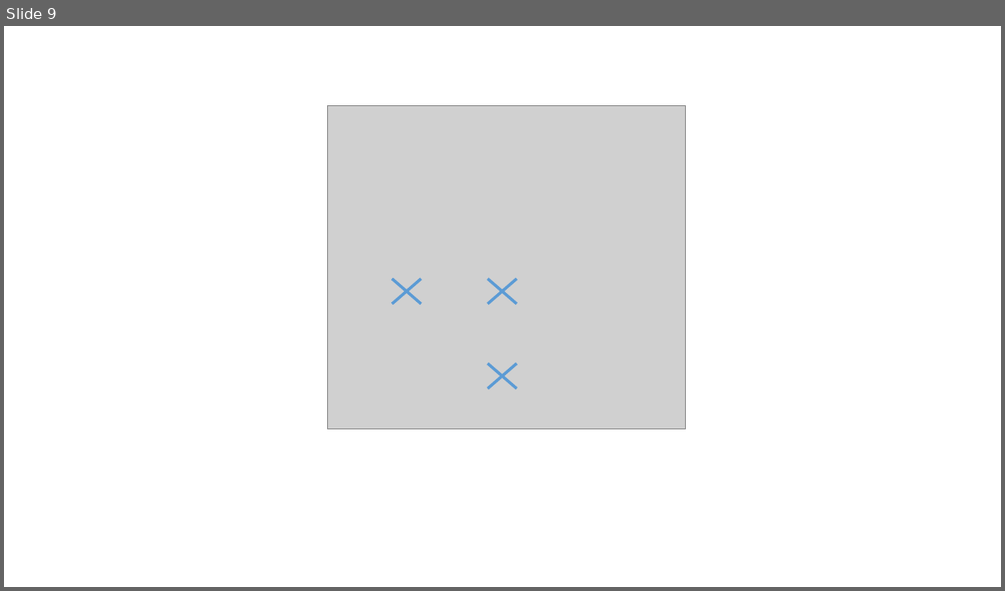
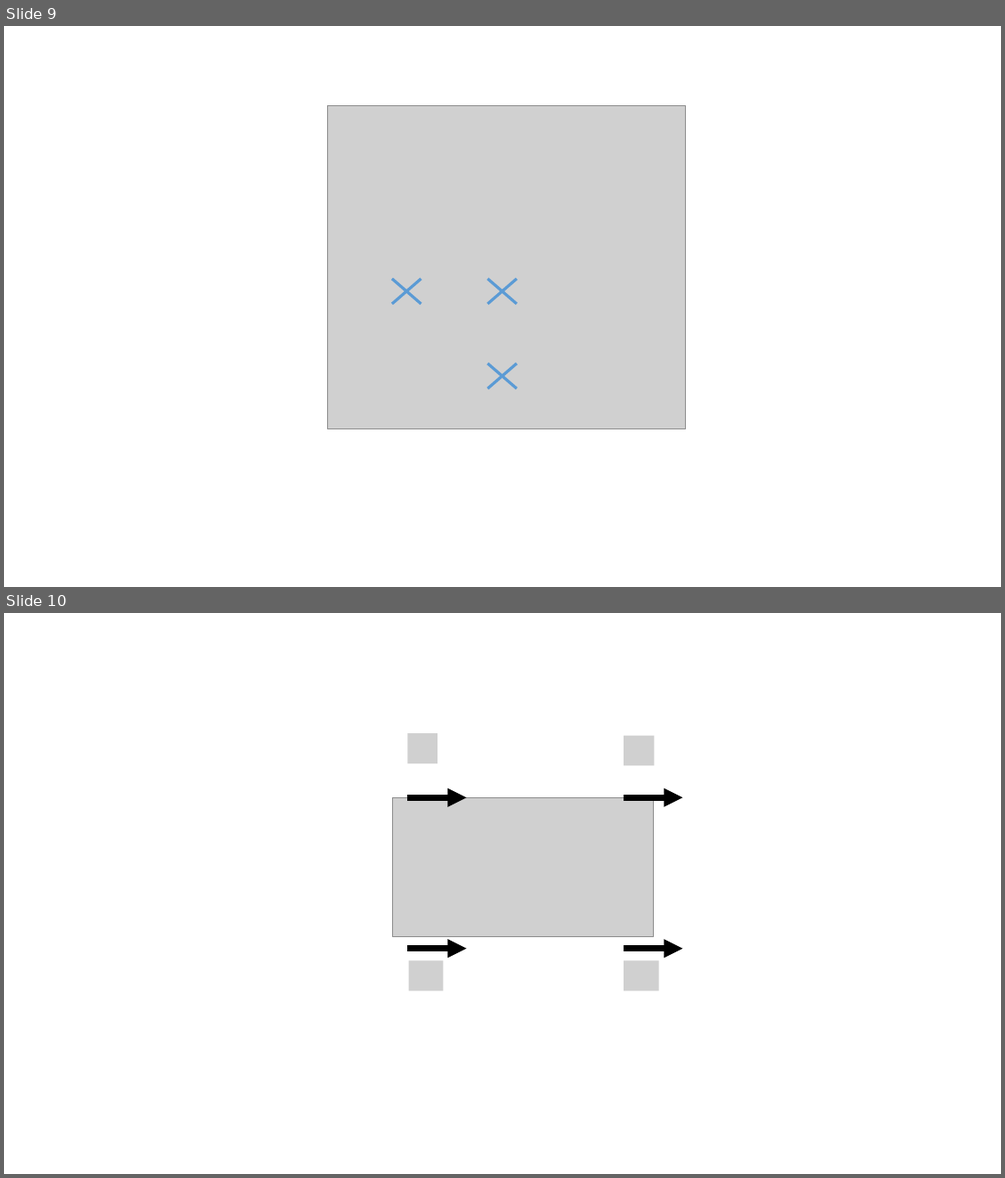
Before and after one commit to kms0523/Study, a slide deck: 그림.pptx. Shown one above the other, each under a label of ours: slide 9 before the commit, slides 9 and 10 after it. The pictures are 1005x591 and 1005x1178 pixels, drawn with LibreOffice and Linux fonts; fonts in the diff are those of the drawing; grey boxes stand for pictures. Boxes give left, top, right and bottom in pixels: in the first picture for what was removed or moved away, otherwise in the second. Text is boxed around its words. In the diff, an @@ line names an element or a change of style, - is before the commit and + after.

```diff
--- a/그림.pptx
+++ b/그림.pptx
@@ slide 10 added at box(4, 613, 1001, 1174), background #FFFFFF @@
@@ picture added at box(408, 733, 437, 763) @@
@@ picture added at box(624, 736, 655, 765) @@
@@ picture added at box(392, 797, 653, 936) @@
@@ arrow added from (408, 798) to (466, 798), #000000 6 pt @@
@@ arrow added from (624, 798) to (683, 798), #000000 6 pt @@
@@ arrow added from (408, 948) to (466, 948), #000000 6 pt @@
@@ arrow added from (624, 948) to (683, 948), #000000 6 pt @@
@@ picture added at box(409, 961, 443, 990) @@
@@ picture added at box(624, 961, 659, 990) @@
```
Also in this commit, not shown: 3 other slides added, 7 other files.
